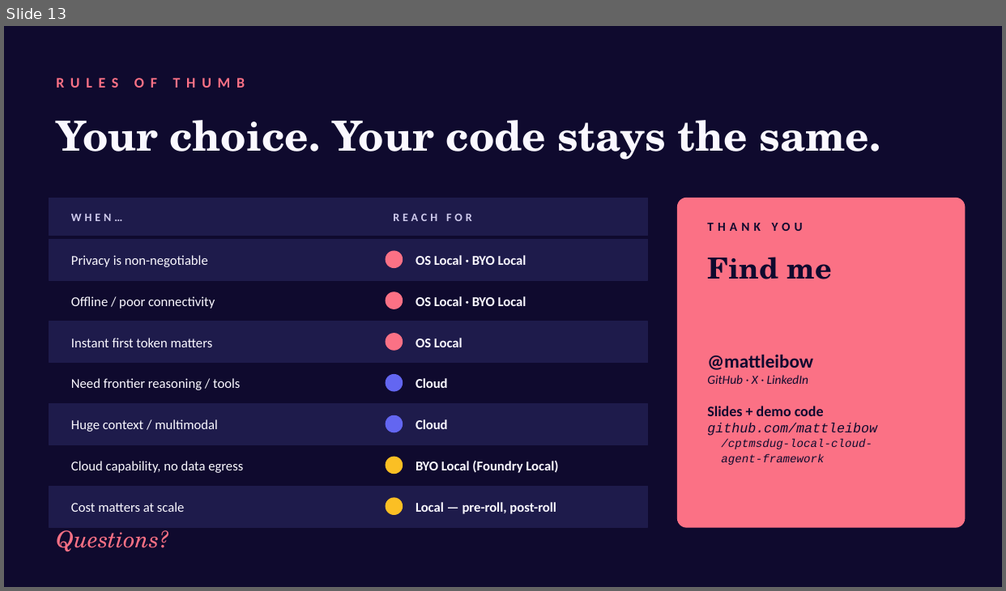
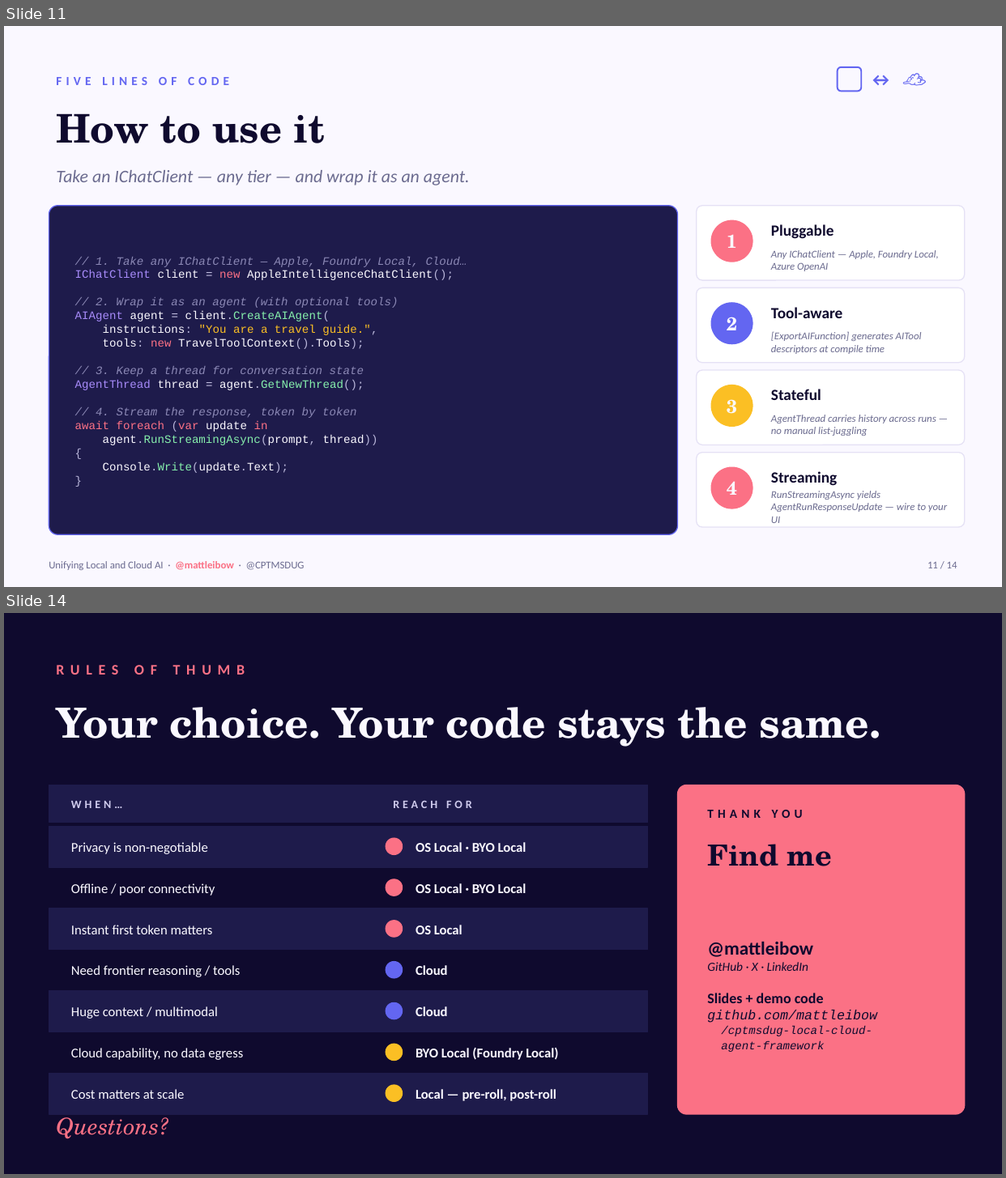
Before and after one commit to mattleibow/cptmsdug-local-cloud-agent-framework, a slide deck: slides/Unifying-Local-Cloud-AI.pptx. Shown one above the other, each under a label of ours: slide 13 before the commit, slides 11 and 14 after it; the slides between them are not shown. The pictures are 1006x591 and 1006x1178 pixels, drawn with LibreOffice and Linux fonts; fonts in the diff are those of the drawing. Boxes give left, top, right and bottom in pixels: in the first picture for what was removed or moved away, otherwise in the second. Text is boxed around its words. In the diff, an @@ line names an element or a change of style, - is before the commit and + after.

```diff
--- a/slides/Unifying-Local-Cloud-AI.pptx
+++ b/slides/Unifying-Local-Cloud-AI.pptx
@@ slide 11 added at <box>4,26,1002,587</box>, background #FAF8FF @@
@@ rounded rectangle added at <box>837,67,861,91</box>, outline #6366F1 1.5 pt @@
@@ text added at <box>861,63,895,95</box>, 18 pt, text #6366F1, bold @@
+↔
@@ text added at <box>896,61,929,99</box>, 22 pt, text #6366F1 @@
+☁
@@ text added at <box>56,77,229,85</box>, 12 pt, text #6366F1, bold @@
+FIVE LINES OF CODE
@@ text added at <box>56,113,325,143</box>, 38 pt, text #0F0A2E, bold @@
+How to use it
@@ text added at <box>56,170,470,186</box>, 17 pt, text #6B6B8F, italic @@
+Take an IChatClient — any tier — and wrap it as an agent.
@@ rounded rectangle added at <box>49,206,678,535</box>, fill #1E1B4B, outline #6366F1 1 pt @@
@@ rounded rectangle added at <box>697,206,965,280</box>, fill #FFFFFF, outline #E5E1F5 1 pt @@
@@ ellipse added at <box>711,220,752,262</box>, fill #FB7185, outline #FB7185 1 pt @@
@@ text added at <box>727,235,737,248</box>, 18 pt, text #FAF8FF, bold @@
+1
@@ text added at <box>771,224,833,239</box>, 15 pt, text #0F0A2E, bold @@
+Pluggable
@@ text added at <box>75,257,467,473</box>, 11 pt, text #8B88B5 @@
+// 1. Take any IChatClient — Apple, Foundry Local, Cloud…
+IChatClient client = new AppleIntelligenceChatClient();
+// 2. Wrap it as an agent (with optional tools)
+AIAgent agent = client.CreateAIAgent(
+instructions: "You are a travel guide.",
+tools: new TravelToolContext().Tools);
+// 3. Keep a thread for conversation state
+AgentThread thread = agent.GetNewThread();
+// 4. Stream the response, token by token
+await foreach (var update in
+agent.RunStreamingAsync(prompt, thread))
+{
+Console.Write(update.Text);
+}
@@ text added at <box>771,250,939,271</box>, 10 pt, text #6B6B8F, italic @@
+Any IChatClient — Apple, Foundry Local, Azure OpenAI
@@ rounded rectangle added at <box>697,288,965,363</box>, fill #FFFFFF, outline #E5E1F5 1 pt @@
@@ ellipse added at <box>711,303,752,344</box>, fill #6366F1, outline #6366F1 1 pt @@
@@ text added at <box>727,317,737,331</box>, 18 pt, text #FAF8FF, bold @@
+2
@@ text added at <box>771,307,842,318</box>, 15 pt, text #0F0A2E, bold @@
+Tool-aware
@@ text added at <box>771,331,922,354</box>, 10 pt, text #6B6B8F, italic @@
+[ExportAIFunction] generates AITool descriptors at compile time
@@ rounded rectangle added at <box>697,370,965,446</box>, fill #FFFFFF, outline #E5E1F5 1 pt @@
@@ ellipse added at <box>711,386,752,426</box>, fill #FBBF24, outline #FBBF24 1 pt @@
@@ text added at <box>771,389,821,400</box>, 15 pt, text #0F0A2E, bold @@
+Stateful
@@ text added at <box>727,399,737,414</box>, 18 pt, text #FAF8FF, bold @@
+3
@@ text added at <box>771,415,936,436</box>, 10 pt, text #6B6B8F, italic @@
+AgentThread carries history across runs — no manual list-juggling
@@ rounded rectangle added at <box>697,453,965,527</box>, fill #FFFFFF, outline #E5E1F5 1 pt @@
@@ ellipse added at <box>711,467,752,509</box>, fill #FB7185, outline #FB7185 1 pt @@
@@ text added at <box>727,481,737,495</box>, 18 pt, text #FAF8FF, bold @@
+4
@@ text added at <box>771,472,837,486</box>, 15 pt, text #0F0A2E, bold @@
+Streaming
@@ text added at <box>771,491,947,523</box>, 10 pt, text #6B6B8F, italic @@
+RunStreamingAsync yields AgentRunResponseUpdate — wire to your UI
@@ text added at <box>49,561,305,570</box>, 10 pt, text #6B6B8F @@
+Unifying Local and Cloud AI · @mattleibow · @CPTMSDUG
@@ text added at <box>927,562,957,569</box>, 10 pt, text #6B6B8F @@
+11 / 14
@@ what was slide 13 is now slide 14 @@
```
Also in this commit, not shown: 11 slides changed, 3 other files.
